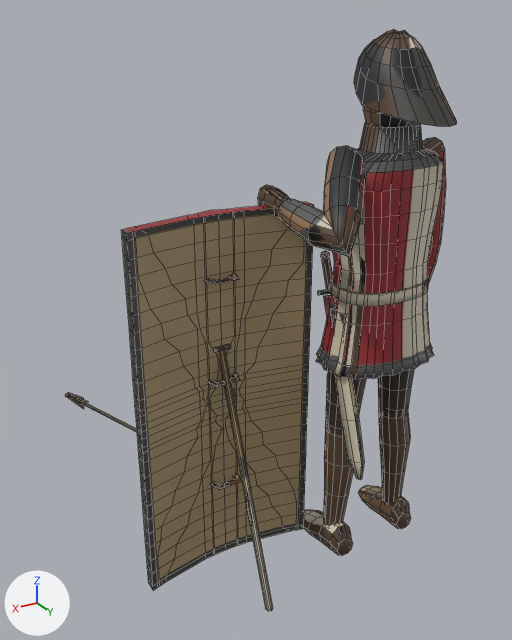
What one commit did to the FBX model Assets/Models/ArtBible/Enemies/Late/Pavisier/Pavisier.fbx.
Camera for both pictures: a 50 mm camera at (1.499, 1.699, 1.844) aimed at (0.397, -0.138, 0.926). Lighting does not change. The marker at lower left points along +X, +Y and +Z. The first picture is the older version. Mesh edges are drawn as thin lines.

The older version as bpy lines, for what is in view:
```python
me_pavisier = bpy.data.meshes.new('Pavisier')
me_pavisier.from_pydata(...)  # 2644 vertices, 2514 faces; spans x -0.31..0.98, y -0.42..0.24, z 0.0..1.81
me_pavisier.materials.append(mat_pavisier)
ob_pavisier = bpy.data.objects.new('Pavisier', me_pavisier)
ob_pavisier.location = (0.0, 0.0, 0.0)
```
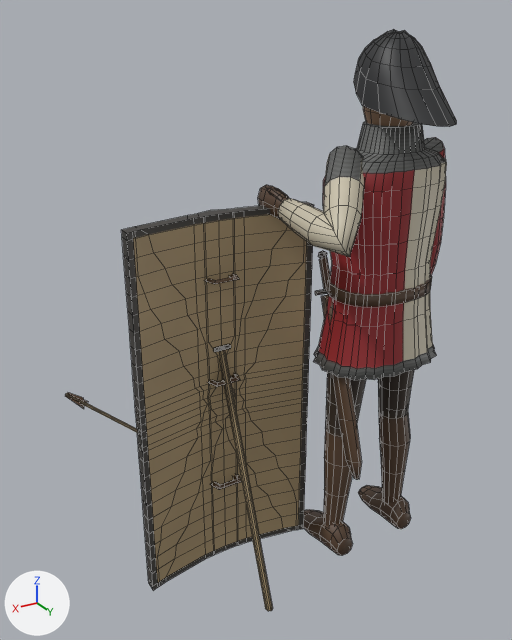
The change in detail:
me_pavisier has 2644 vertices, 2514 faces and spans x -0.31..0.98, y -0.42..0.24, z 0.0..1.81.
me_pavisier is used by ob_pavisier; location (0.0, 0.0, 0.0).
me_pavisier part 1: 478 vertices moved from x -0.22..0.22, y -0.15..0.2, z 0.42..1.47 to x -0.23..0.23, y -0.16..0.19, z 0.42..1.47; 12 vertices removed from x 0.0..0.19, y -0.12..0.2, z 0.42..1.11; 12 vertices added at x 0.0..0.2, y -0.13..0.17, z 0.42..1.11.
me_pavisier part 2: 1180 kept faces spanning x -0.31..0.98, y -0.42..0.24, z 0.0..1.81 get new texture (UV) coordinates.

Where the change shows, as pixel boxes [x1, y1, x2, y2] in the pictures (512 x 640 px; the box of a moved part takes in the faces that stretch with it):
part 1 of me_pavisier, moved or reshaped: before [316, 124, 444, 479]; after [313, 123, 447, 479]
part 2 of me_pavisier, surface changed: [65, 29, 456, 611] in both
